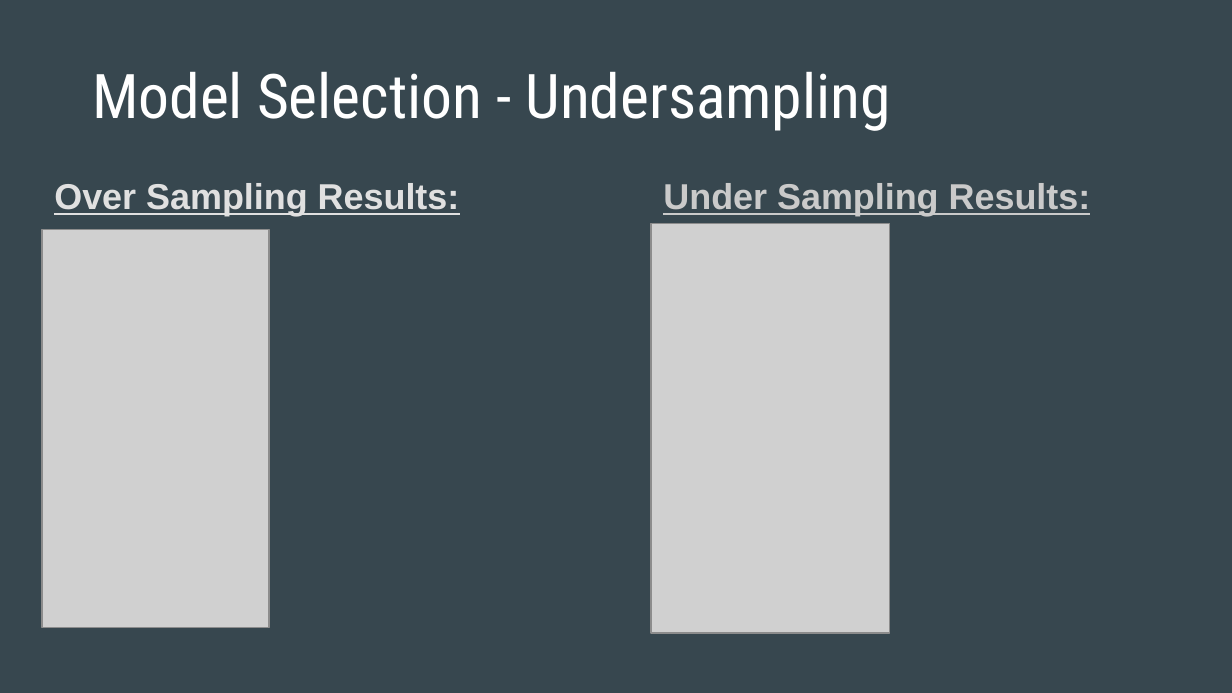
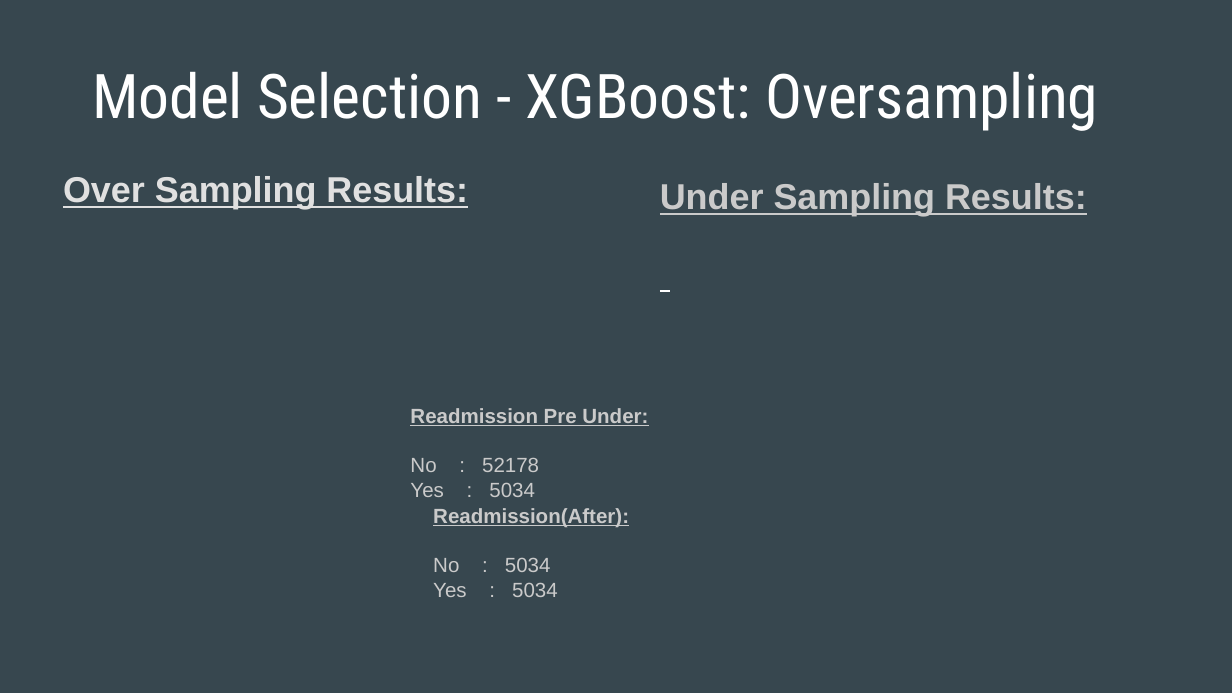
Before and after one commit to sagarwala12/HRRP, a slide deck: slide 27 of HRRP Presentation.pptx (slide 28 before the commit). Drawn at 1232x693 pixels with LibreOffice and Linux fonts; fonts in the diff are those of the drawing; grey boxes stand for pictures. Boxes give left, top, right and bottom in pixels: in the first picture for what was removed or moved away, otherwise in the second. Text is boxed around its words. In the diff, an @@ line names an element or a change of style, - is before the commit and + after.

```diff
--- a/HRRP Presentation.pptx
+++ b/HRRP Presentation.pptx
@@ title at (92,72,1098,131): text changed @@
-Model Selection - Undersampling
+Model Selection - XGBoost: Oversampling
@@ text "Over Sampling Results:": place and size @@
-text "Over Sampling Results:" at (54,183,460,216)
+text "Over Sampling Results:" at (63,176,468,209)
@@ text "Under Sampling Results:": place and size @@
-text "Under Sampling Results:" at (663,183,1091,216)
+text "Under Sampling Results:" at (660,183,1087,216)
@@ picture removed at (42,229,269,627) @@
@@ picture removed at (650,224,890,633) @@
@@ text added at (410,408,648,497), 12 pt, text #CACACA, bold, underline @@
+Readmission Pre Under:
+No : 52178
+Yes : 5034
@@ text added at (433,508,629,597), 12 pt, text #CACACA, bold, underline @@
+Readmission(After):
+No : 5034
+Yes : 5034
```
Also in this commit, not shown: 21 other slides changed, 6 slides added, 12 slides removed.
